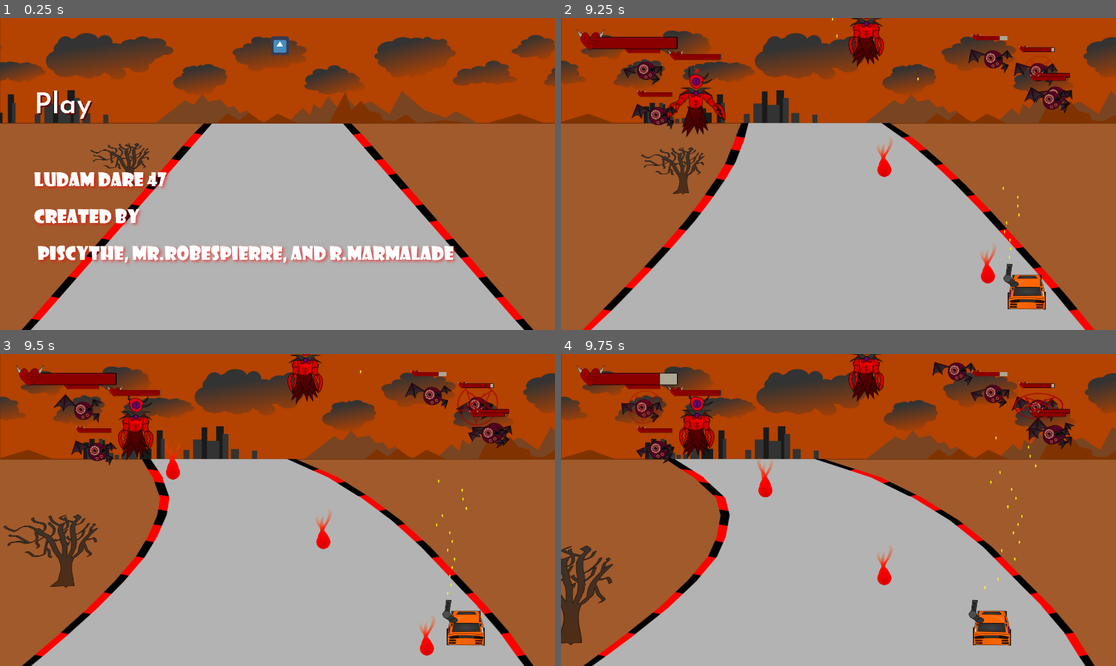
Above: before the commit, frames 1-4 (two rows, left to right).
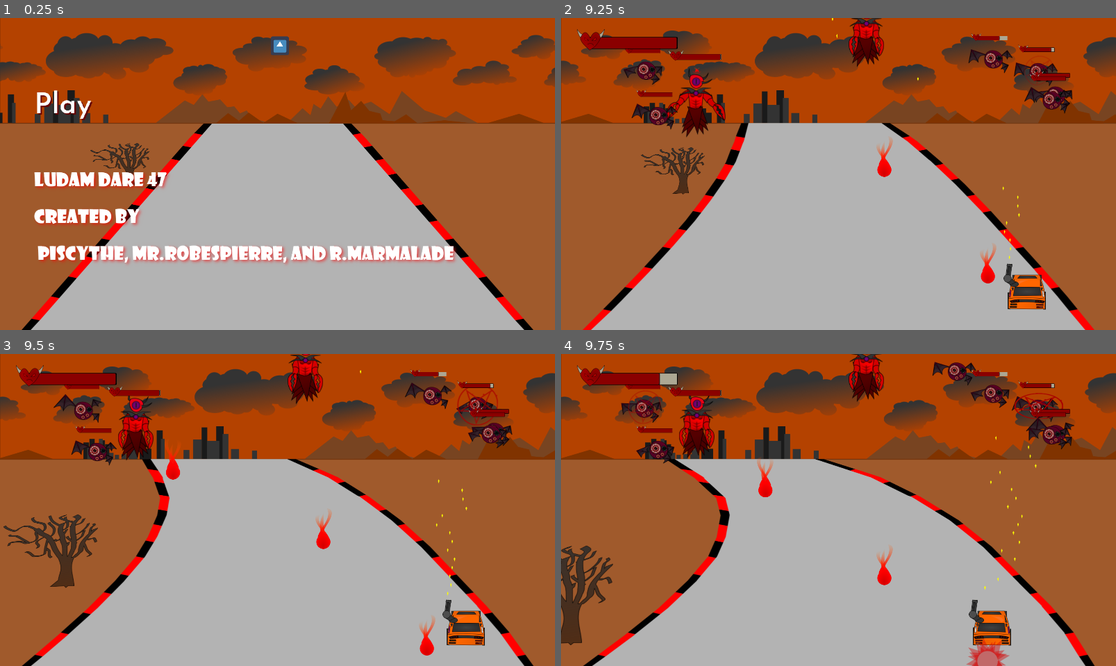
Above: after the commit, the same moments.

Repository: adambraude/LD47
Game: Godot game, scene res://test scene.tscn
The game is run twice, just before and just after one commit, with the same random seed, the same clock (stepped at 60 frames per second) and the same inputs. The engine's default icon, where the game draws it, is replaced by a stand-in: a white triangle on a blue panel in a dark square.
Inputs:
- Up to frame 1 (0.25 s): no input
- Up to frame 2 (9.25 s): click "Play" at 0.5 s; hold Right (ui_right) 1.28-2.03 s; hold Space (shoot) 1.28-2.03 s; hold Down (ui_down) 2.03-2.78 s; tap Space (shoot) every 1.5 s from 2.1 to 8.1 s; hold Right (ui_right) 2.78-3.53 s; hold Space (shoot) 2.78-3.53 s; hold Up (ui_up) 3.53-4.28 s; hold Space (shoot) 4.28-5.03 s; hold Left (ui_left) 4.28-5.78 s; hold Down (ui_down) 5.78-6.53 s; hold Space (shoot) 5.78-6.53 s; hold Right (ui_right) 6.53-7.28 s; hold Up (ui_up) 7.28-8.03 s; hold Space (shoot) 7.28-8.03 s; hold Right (ui_right) 8.03-8.78 s; hold Down (ui_down) from 8.78 s (still down); hold Space (shoot) from 8.78 s (still down)
- Up to frame 3 (9.5 s): keep holding Down (ui_down); keep holding Space (shoot)
- Up to frame 4 (9.75 s): release Down (ui_down) at 9.53 s; release Space (shoot) at 9.53 s; hold Left (ui_left) from 9.53 s (still down); tap Space (shoot) at 9.6 s

Frames 1-3 are identical in both runs. In frame 4, 0.4% of the frame differs, in the area x 72-81%, y 91-100%.

Commit message:
fireballs explode on impact

Diff:
--- /dev/null
+++ b/Explosion.gd
@@ -0,0 +1,22 @@
+extends AnimatedSprite
+
+
+# Declare member variables here. Examples:
+# var a = 2
+# var b = "text"
+
+
+# Called when the node enters the scene tree for the first time.
+func _ready():
+	rotate(rand_range(0, 2*PI))
+	pass # Replace with function body.
+
+
+# Called every frame. 'delta' is the elapsed time since the previous frame.
+#func _process(delta):
+#	pass
+
+
+func _on_Explosion_animation_finished():
+	queue_free()
+	pass # Replace with function body.
--- /dev/null
+++ b/Explosion.tscn
@@ -0,0 +1,21 @@
+[gd_scene load_steps=7 format=2]
+
+[ext_resource path="res://Explosion.gd" type="Script" id=1]
+[ext_resource path="res://assets/bb_explosion_0.png" type="Texture" id=2]
+[ext_resource path="res://assets/bb_explosion_1.png" type="Texture" id=3]
+[ext_resource path="res://assets/bb_explosion_2.png" type="Texture" id=4]
+[ext_resource path="res://assets/bb_explosion_3.png" type="Texture" id=5]
+
+[sub_resource type="SpriteFrames" id=1]
+animations = [ {
+"frames": [ ExtResource( 2 ), ExtResource( 3 ), ExtResource( 4 ), ExtResource( 5 ) ],
+"loop": true,
+"name": "fireball",
+"speed": 12.0
+} ]
+
+[node name="Explosion" type="AnimatedSprite"]
+frames = SubResource( 1 )
+animation = "fireball"
+script = ExtResource( 1 )
+[connection signal="animation_finished" from="." to="." method="_on_Explosion_animation_finished"]
--- a/Fireball.gd
+++ b/Fireball.gd
@@ -5,7 +5,7 @@
 # var a = 2
 # var b = "text"
 
-
+var explosionScene = load("res://Explosion.tscn")
 export var velocity = 0
 export var direction = PI/2
 export var drag = 0
@@ -25,6 +25,10 @@
 	pass
 
 func die():
+	var explosion = explosionScene.instance()
+	explosion.play("fireball")
+	explosion.position = self.global_position
+	get_node("/root/").add_child(explosion)
 	queue_free()
 
 func _on_VisibilityNotifier2D_screen_exited():
